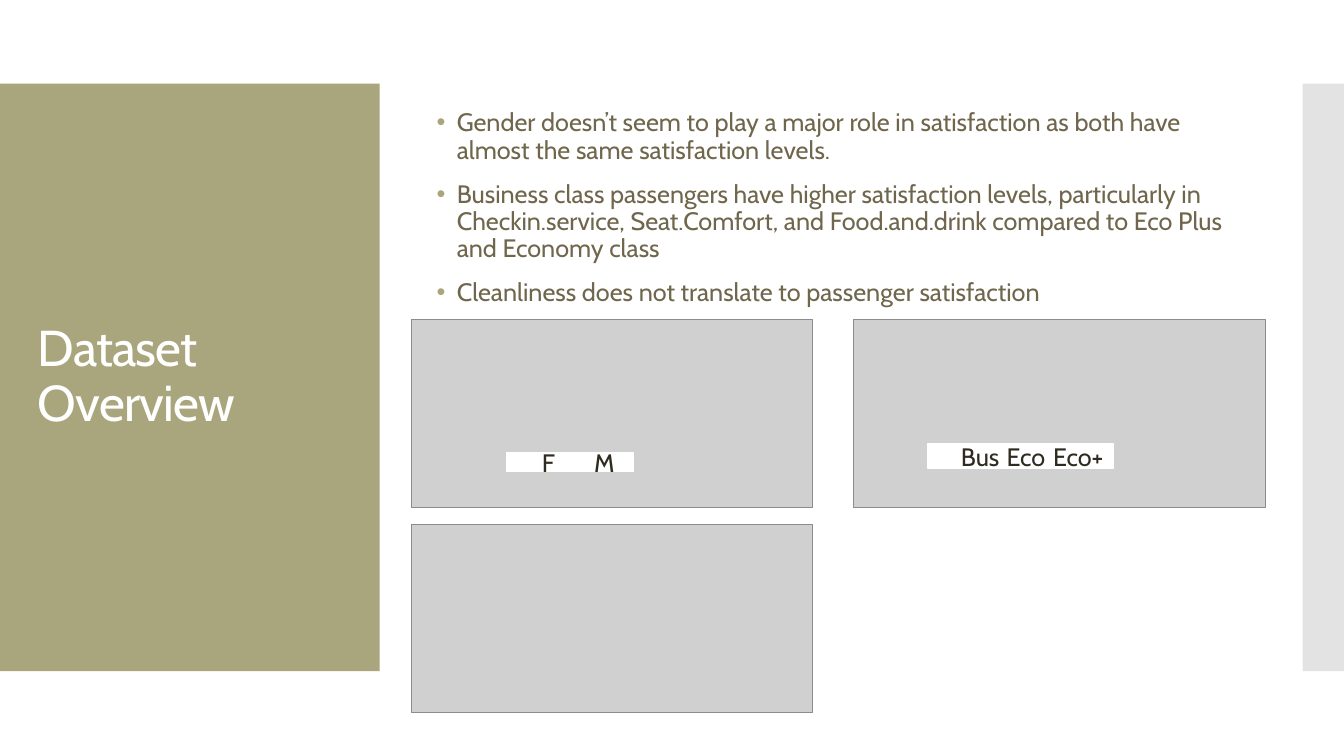
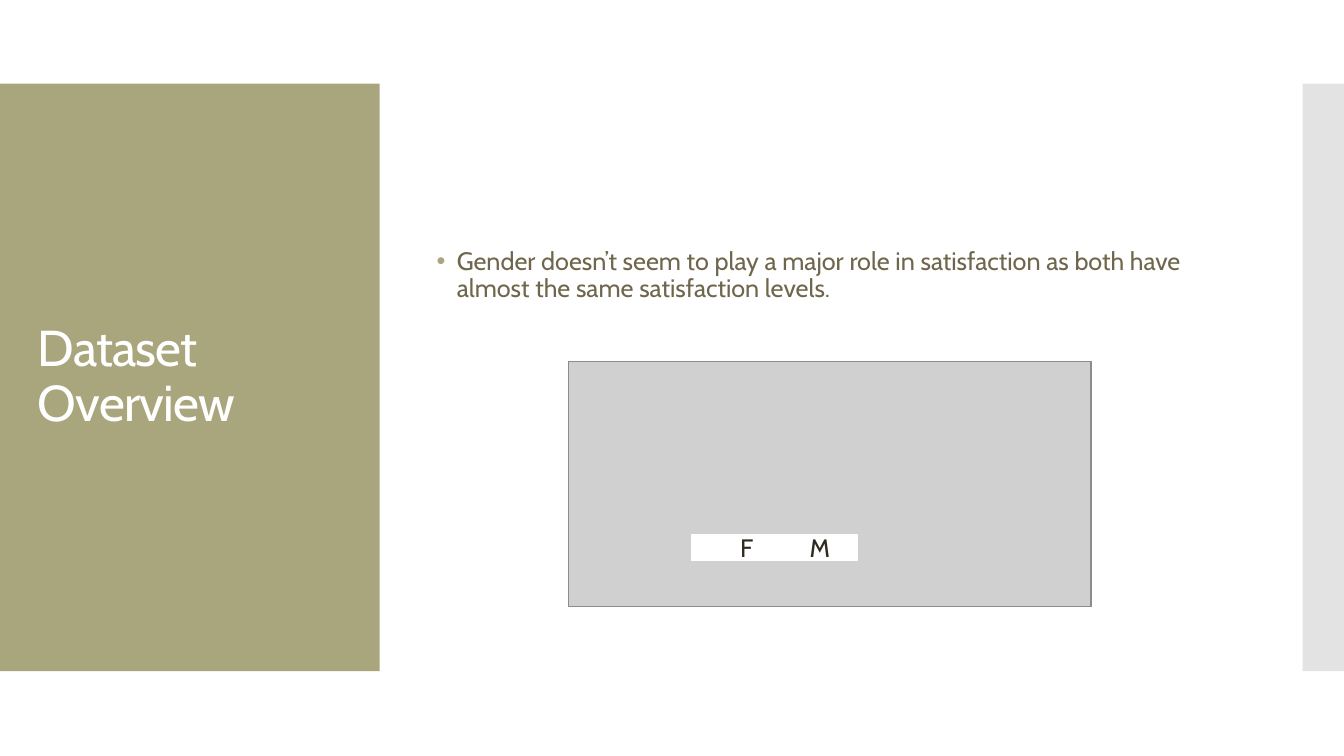
Before and after one commit to MGT-6203-Summer-2023-Edx/Team-6, a slide deck: slide 8 of Final Presentation Slides/Team_6_Final_Slides.pptx (slide 6 before the commit). Drawn at 1344x756 pixels with LibreOffice and Linux fonts; fonts in the diff are those of the drawing; grey boxes stand for pictures. Boxes give left, top, right and bottom in pixels: in the first picture for what was removed or moved away, otherwise in the second. Text is boxed around its words. In the diff, an @@ line names an element or a change of style, - is before the commit and + after.

```diff
--- a/Final Presentation Slides/Team_6_Final_Slides.pptx
+++ b/Final Presentation Slides/Team_6_Final_Slides.pptx
@@ text at <box>457,184,1222,307</box>: paragraphs removed @@
-• Business class passengers have higher satisfaction levels, particularly in Checkin.service, Seat.Comfort, and Food.and.drink compared to Eco Plus and Economy class
-• Cleanliness does not translate to passenger satisfaction
@@ picture removed at <box>854,320,1266,507</box> @@
@@ picture: place and size @@
-picture at <box>411,320,813,507</box>
+picture at <box>569,362,1092,607</box>
@@ text removed at <box>961,448,1000,472</box> @@
-Bus
@@ text removed at <box>1007,448,1046,472</box> @@
-Eco
@@ text removed at <box>1053,448,1103,472</box> @@
-Eco+
@@ rectangle removed at <box>506,453,633,472</box> @@
@@ text "F" rewrapped from <box>542,452,555,472</box> to <box>740,539,753,563</box> @@
@@ text "M" rewrapped from <box>594,452,614,472</box> to <box>810,539,830,563</box> @@
@@ picture removed at <box>411,524,813,712</box> @@
@@ rectangle: place and size @@
-rectangle at <box>929,444,1114,468</box>
+rectangle at <box>692,535,858,561</box>
```
Also in this commit, not shown: 2 other slides changed, 10 slides added, 3 slides removed.
